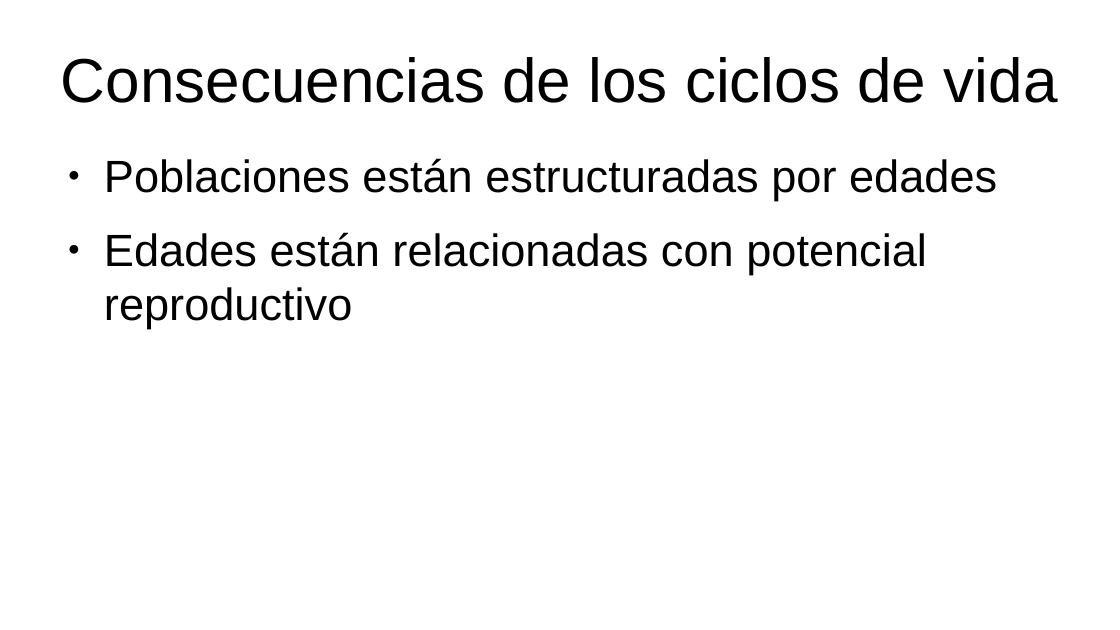
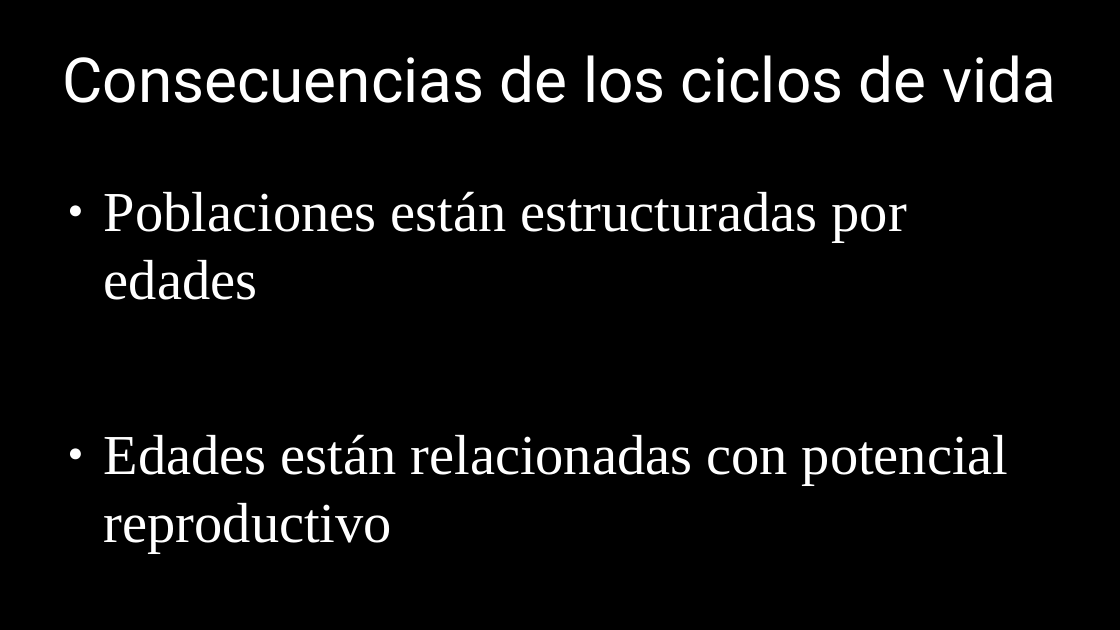
Before and after one commit to gerardommc/Ecologia-poblaciones, a slide deck: slide 12 of Unidad-1/Ciclos-vida.odp. Drawn at 1120x630 pixels with LibreOffice and Linux fonts; fonts in the diff are those of the drawing. Boxes give left, top, right and bottom in pixels: in the first picture for what was removed or moved away, otherwise in the second. Text is boxed around its words. In the diff, an @@ line names an element or a change of style, - is before the commit and + after.

Commit message:
Ciclos vida 2

```diff
--- a/Unidad-1/Ciclos-vida.odp
+++ b/Unidad-1/Ciclos-vida.odp
@@ background #FFFFFF to #000000 @@
@@ title "Consecuencias de los ciclos de ..." at <box>62,55,1056,103</box>: font Arial to Roboto, text colour #000000 to #FFFFFF @@
@@ text "Poblaciones están estructuradas por edades": place and size @@
-text "Poblaciones están estructuradas por edades" at <box>104,158,997,329</box>
+text "Poblaciones están estructuradas por edades" at <box>104,191,1009,552</box>
@@ text "Poblaciones están estructuradas por edades" at <box>104,191,1009,552</box>: size 32 to 40 pt, font Arial to Times New Roman, text colour #000000 to #FFFFFF; bullet colour #000000 to #FFFFFF @@
```
Also in this commit, not shown: 15 other slides changed, 1 other file.
